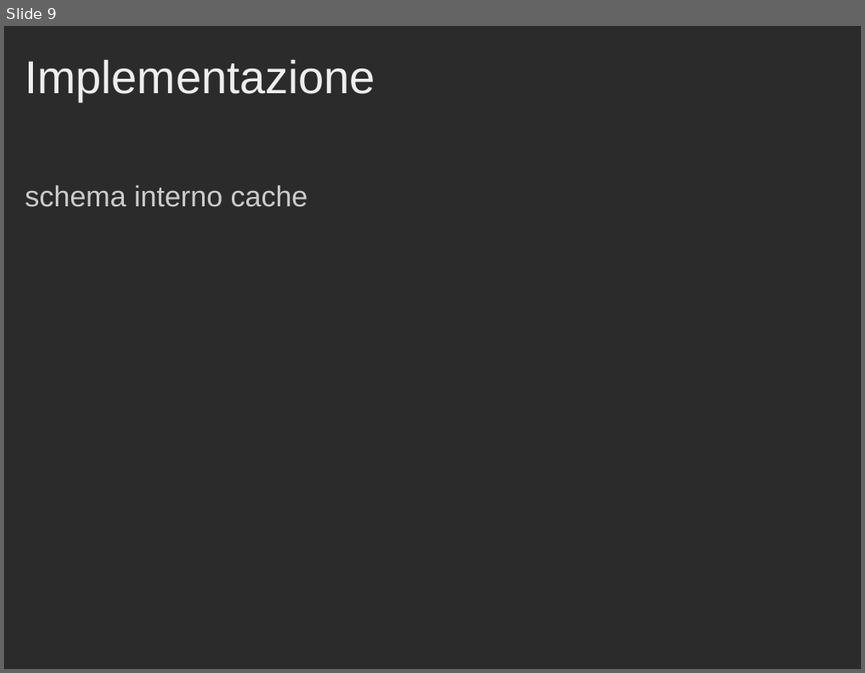
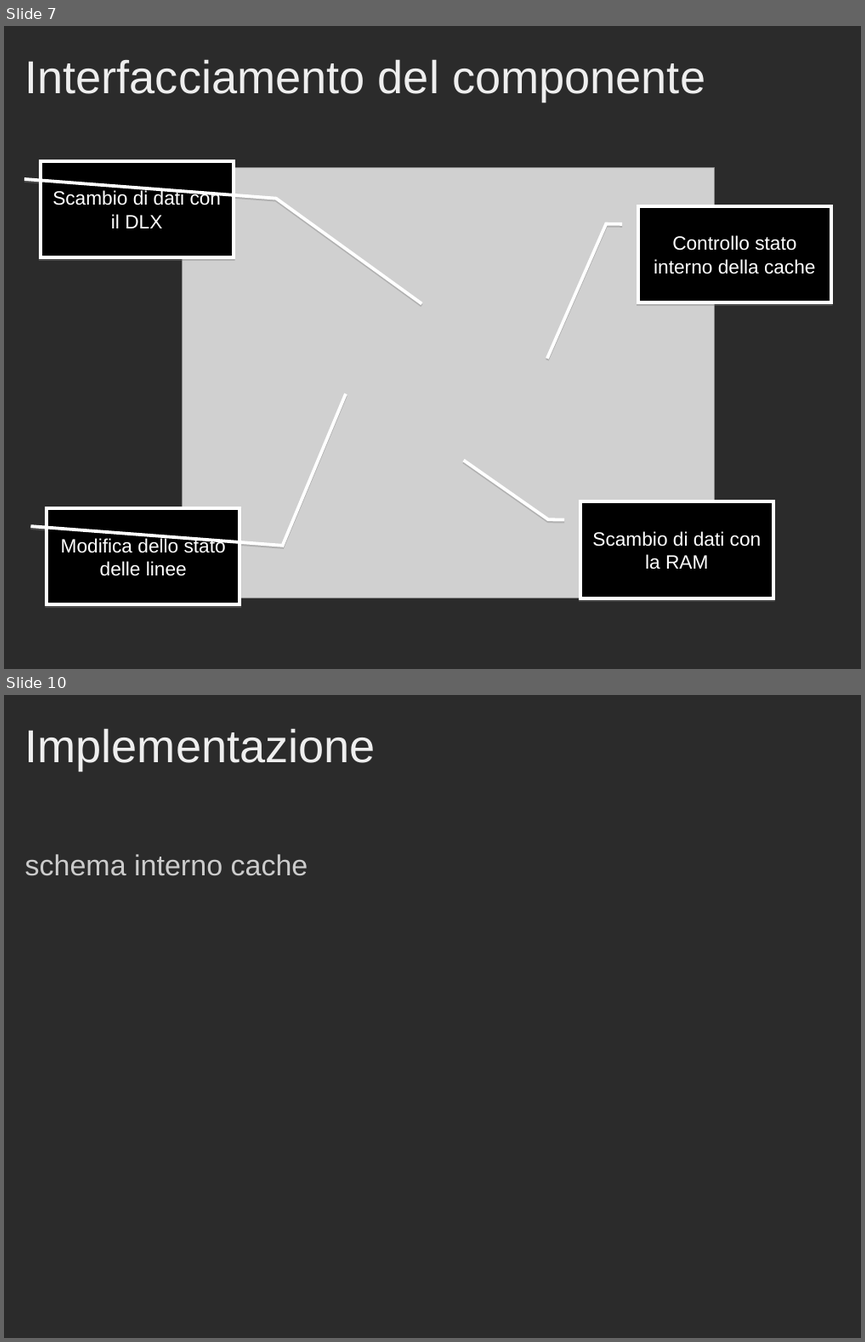
Before and after one commit to Muffo/dlxcache, a slide deck: Presentazione_Progetto_Cache.ppt. Shown one above the other, each under a label of ours: slide 9 before the commit, slides 7 and 10 after it; the slides between them are not shown. The pictures are 865x673 and 865x1342 pixels, drawn with LibreOffice and Linux fonts; fonts in the diff are those of the drawing; grey boxes stand for pictures; background and template pictures are left out; a plain dark background stands for a picture behind light text. Boxes give left, top, right and bottom in pixels: in the first picture for what was removed or moved away, otherwise in the second. Text is boxed around its words. In the diff, an @@ line names an element or a change of style, - is before the commit and + after.

Commit message:
Completata la prima parte della relazione

```diff
--- a/Presentazione_Progetto_Cache.ppt
+++ b/Presentazione_Progetto_Cache.ppt
@@ slide 7 added at (x1=4, y1=26, x2=861, y2=669), background picture (left out) @@
@@ title added at (x1=25, y1=59, x2=705, y2=102), 43 pt, text #EEEEEE @@
+Interfacciamento del componente
@@ border callout added at (x1=41, y1=161, x2=233, y2=257), fill #000000, outline #FFFFFF 3 pt, 18 pt, text #FFFFFF @@
+Scambio di dati con il DLX
@@ picture added at (x1=182, y1=167, x2=715, y2=597) @@
@@ border callout added at (x1=638, y1=205, x2=831, y2=302), fill #000000, outline #FFFFFF 3 pt, 18 pt, text #FFFFFF @@
+Controllo stato interno della cache
@@ border callout added at (x1=47, y1=508, x2=240, y2=604), fill #000000, outline #FFFFFF 3 pt, 18 pt, text #FFFFFF @@
+Modifica dello stato delle linee
@@ border callout added at (x1=580, y1=502, x2=773, y2=598), fill #000000, outline #FFFFFF 3 pt, 18 pt, text #FFFFFF @@
+Scambio di dati con la RAM
@@ what was slide 9 is now slide 10 @@
```
Also in this commit, not shown: 10 slides changed, 5 other slides added, 5 slides removed, 1 other file.
